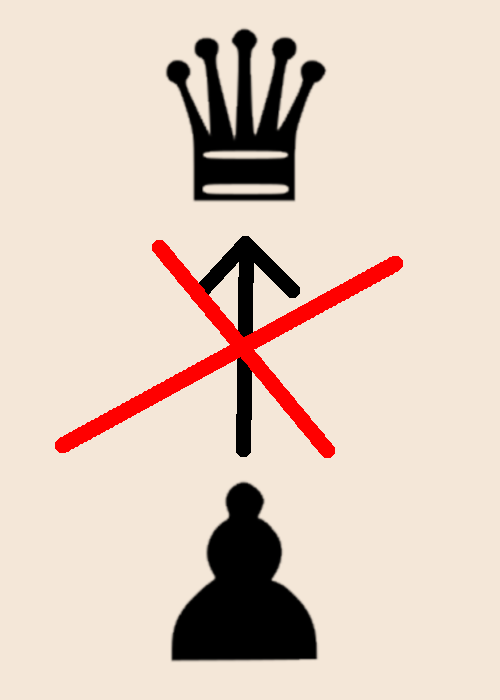
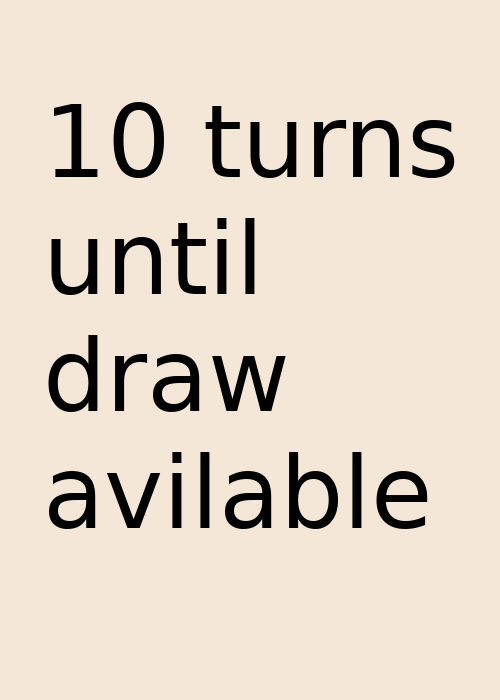
Revision of a layered 500 x 700 image; what changed, layer by layer:
added group "turnsuntildraw" with 2 layers in group "cards" over [48,102,455,529]
added layer "10 turns until draw avilable" in group "turnsuntildraw" over [48,102,455,529]
hid group "pawnsnotpromted" (3 layers) over [55,27,403,663]
